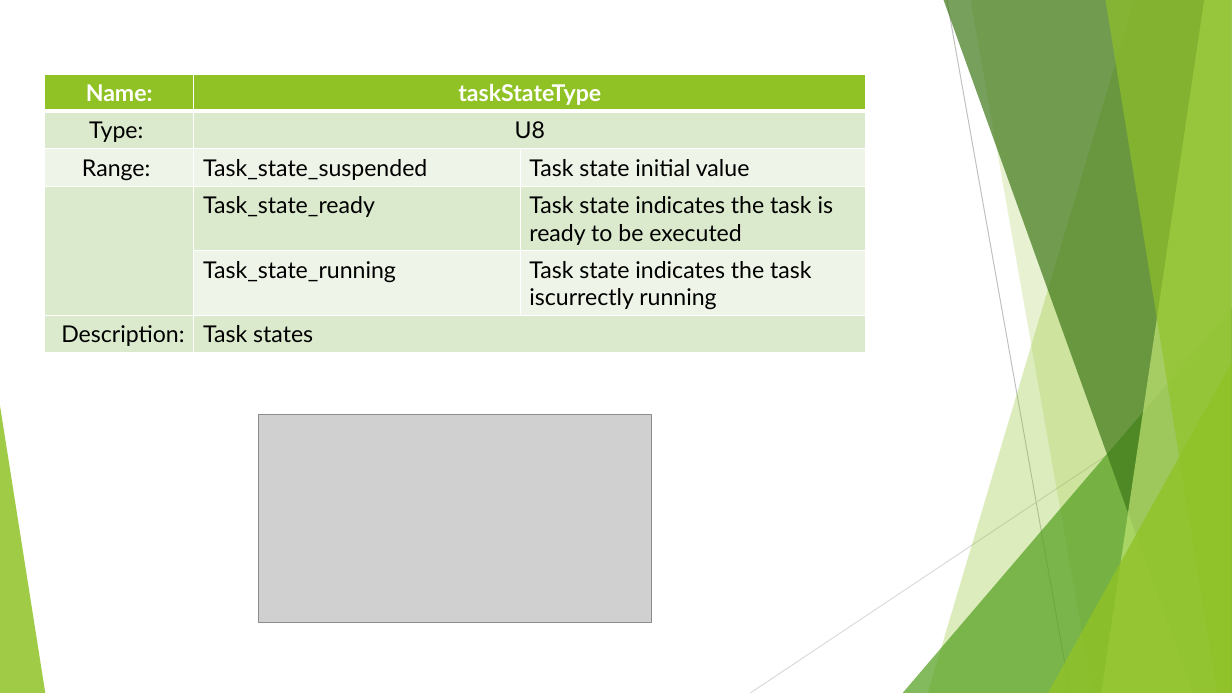
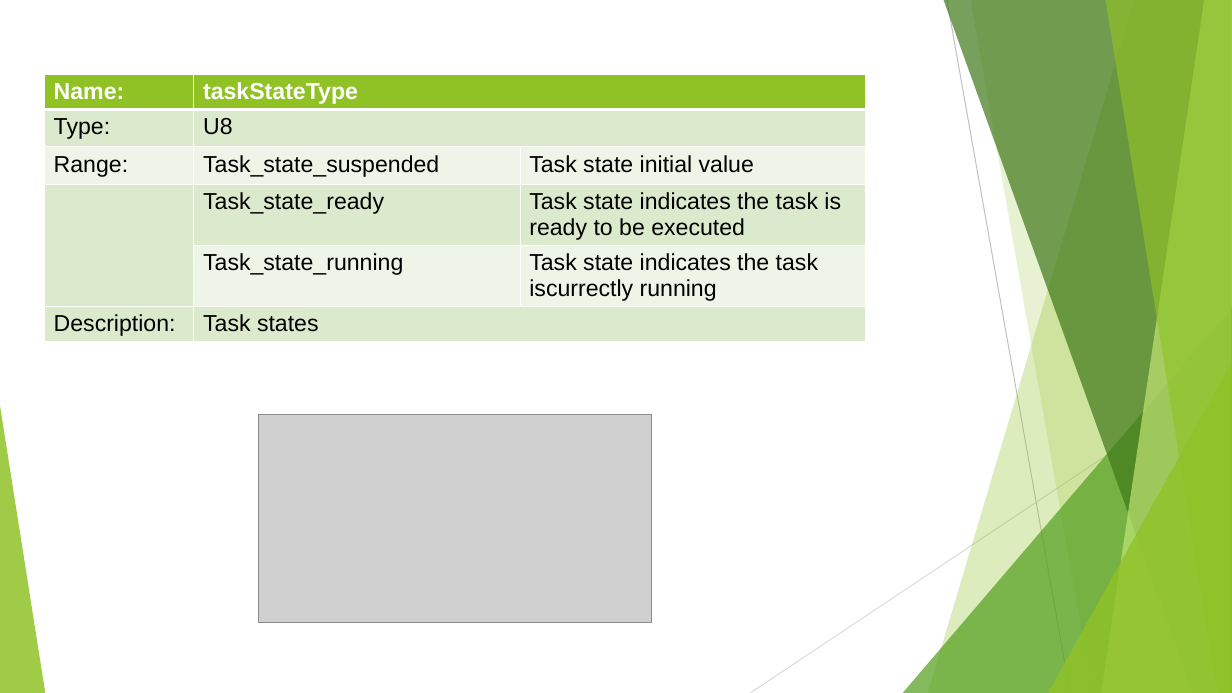
Before and after one commit to DavidDiaz0099/scheduler, a slide deck: slide 11 of Scheduler Module.pptx. Drawn at 1232x693 pixels with LibreOffice and Linux fonts; fonts in the diff are those of the drawing; grey boxes stand for pictures. Boxes give left, top, right and bottom in pixels: in the first picture for what was removed or moved away, otherwise in the second. Text is boxed around its words. In the diff, an @@ line names an element or a change of style, - is before the commit and + after.

```diff
--- a/Scheduler Module.pptx
+++ b/Scheduler Module.pptx
@@ table at <box>44,74,866,352</box> @@
@@ font Lato to Arial @@
@@ alignment centre to left @@
@@ alignment right to left @@
```
Also in this commit, not shown: 6 other slides changed, 1 other file.
